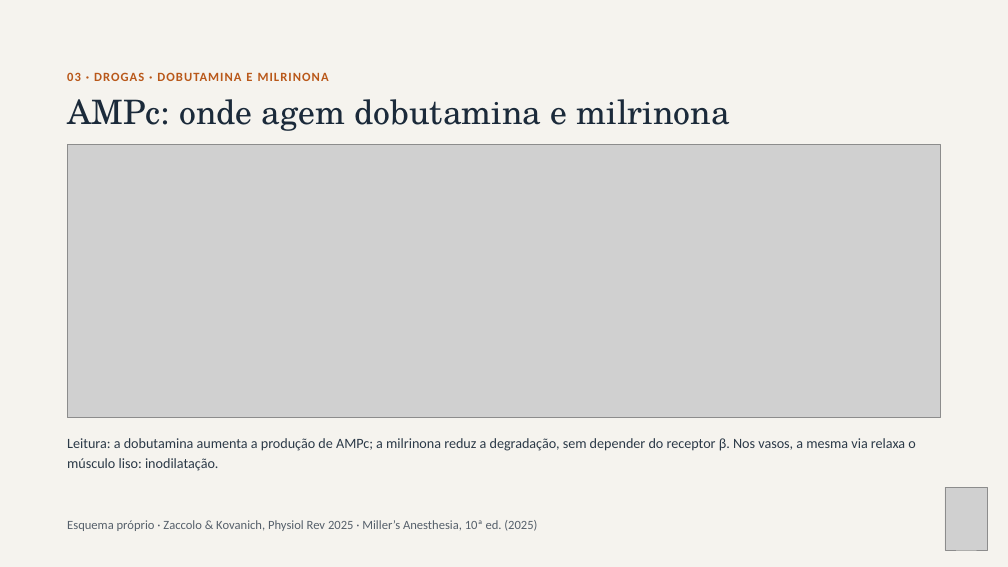
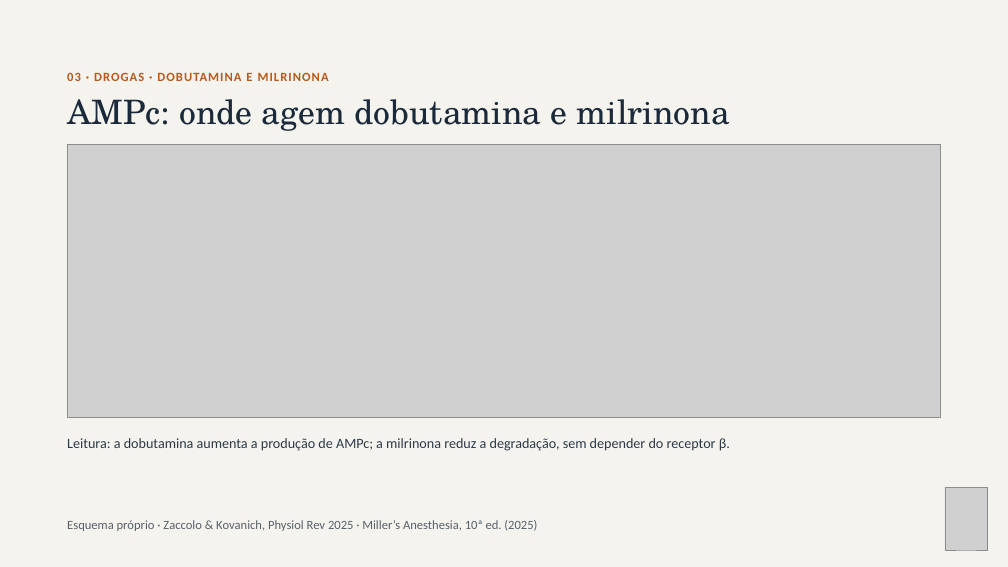
Before and after one commit to brunomoraesdubois-bit/Bruno, a slide deck: slide 9 of apresentacao/Aminas_Vasoativas.pptx. Drawn at 1008x567 pixels with LibreOffice and Linux fonts; fonts in the diff are those of the drawing; grey boxes stand for pictures. Boxes give left, top, right and bottom in pixels: in the first picture for what was removed or moved away, otherwise in the second. Text is boxed around its words. In the diff, an @@ line names an element or a change of style, - is before the commit and + after.

```diff
--- a/apresentacao/Aminas_Vasoativas.pptx
+++ b/apresentacao/Aminas_Vasoativas.pptx
@@ text at (67, 438, 730, 451): text changed @@
-Leitura: a dobutamina aumenta a produção de AMPc; a milrinona reduz a degradação, sem depender do receptor β. Nos vasos, a mesma via relaxa o músculo liso: inodilatação.
+Leitura: a dobutamina aumenta a produção de AMPc; a milrinona reduz a degradação, sem depender do receptor β.
```
Also in this commit, not shown: 22 other slides changed, 44 other files.
